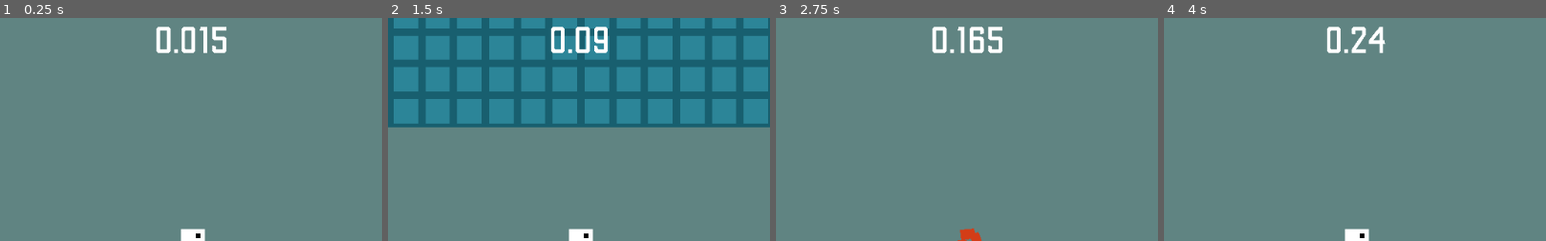
Above: before the commit, frames 1-4 (left to right).
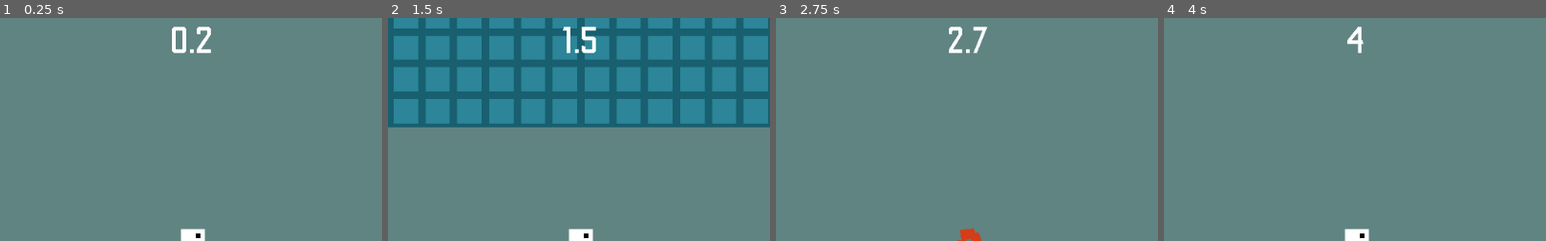
Above: after the commit, the same moments.

Repository: jonot-cyber/brackeys-game-jam-game-that-i-am-doing
Game: Godot game, scene res://Scenes/Game.tscn
The game is run twice, just before and just after one commit, with the same random seed, the same clock (stepped at 60 frames per second) and the same inputs.
Inputs (mouse positions are % of the whole screen's width and height, from its top left):
- Up to frame 1 (0.25 s): no input
- Up to frame 2 (1.5 s): tap Enter at 0.5 s; move the mouse to (72, 45) at 0.52 s; click (72, 45) at 0.67 s; tap Space at 0.77 s; drag from (30, 55) to (45, 70) at 1.27 s
- Up to frame 3 (2.75 s): move the mouse to (60, 28) at 2.02 s; click (60, 28) at 2.17 s
- Up to frame 4 (4 s): drag from (45, 70) to (20, 35) at 2.77 s; move the mouse to (80, 65) at 3.52 s; click (80, 65) at 3.67 s; tap Space at 3.77 s
The pictures show only the part of the screen within x 25-75%, y 0-50%; the shares and areas given below are measured in that part.

The runs differ from the first frame. In frame 1, 1.3% of the frame differs, in the area x 40-60%, y 3-16%; in frame 2, 1.2%; in frame 3, 1.3%; in frame 4, 1.0%.

Commit message:
fixed timer

Diff:
--- a/Scenes/Objects/Player.tscn
+++ b/Scenes/Objects/Player.tscn
@@ -135,7 +135,7 @@
 }
 
 [node name="Second" type="Timer" parent="Time"]
-wait_time = 0.001
+wait_time = 0.1
 autostart = true
 [connection signal="timeout" from="Respawn" to="." method="_on_Respawn_timeout"]
 [connection signal="timeout" from="Label/TextFade" to="Label" method="_on_TextFade_timeout"]
--- a/Scenes/Objects/Time.gd
+++ b/Scenes/Objects/Time.gd
@@ -5,5 +5,5 @@
 
 
 func _on_Second_timeout():
-	time += 0.001
+	time += 0.1
 	text = str(time)
